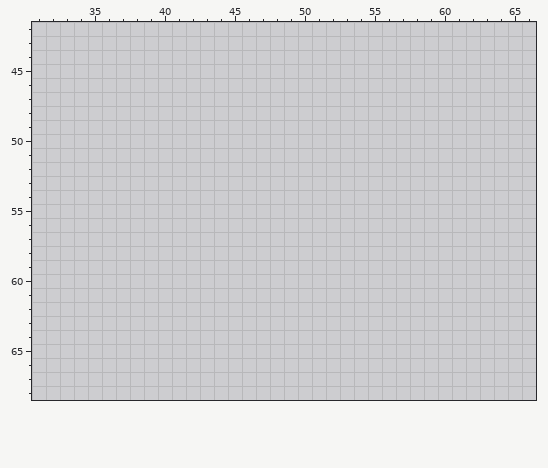
Two versions of one pixel-art file, LudumDare47/Assets/Sprites/Projektdateien/tilemap.aseprite. The picture above is the old version.
320x320 pixels, 1 frame. Colours within 5 levels of each other are drawn and written as one. Shown: x 31..66, y 42..68.
The result:
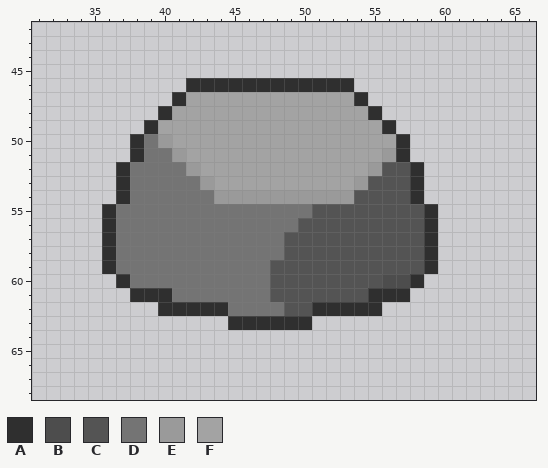
Palette (. is transparent): A #2f2f2f  B #4d4d4d  C #545454  D #747474  E #9a9a9a  F #a3a3a3
From old to new:
@@ x 31..66 @@
 45 ....................................
-46 ....................................
-47 ....................................
-48 ....................................
-49 ....................................
-50 ....................................
-51 ....................................
-52 ....................................
-53 ....................................
-54 ....................................
-55 ....................................
-56 ....................................
-57 ....................................
-58 ....................................
-59 ....................................
-60 ....................................
-61 ....................................
-62 ....................................
-63 ....................................
+46 ...........AAAAAAAAAAAA.............
+47 ..........AFFFFFFFFFFFFA............
+48 .........AFFFFFFFFFFFFFFA...........
+49 ........AFFFFFFFFFFFFFFFFA..........
+50 .......ADEFFFFFFFFFFFFFFFFA.........
+51 .......ADDEFFFFFFFFFFFFFFEA.........
+52 ......ADDDDEFFFFFFFFFFFFECCA........
+53 ......ADDDDDEFFFFFFFFFFECCCA........
+54 ......ADDDDDDEEEEEEEEEECCCCA........
+55 .....ADDDDDDDDDDDDDDCCCCCCCCA.......
+56 .....ADDDDDDDDDDDDDCCCCCCCCCA.......
+57 .....ADDDDDDDDDDDDCCCCCCCCCCA.......
+58 .....ADDDDDDDDDDDDCCCCCCCCCCA.......
+59 .....ADDDDDDDDDDDCCCCCCCCCCCA.......
+60 ......ADDDDDDDDDDCCCCCCCCBBA........
+61 .......AAADDDDDDDCCCCCCCAAA.........
+62 .........AAAAADDDDCCAAAAA...........
+63 ..............AAAAAA................
 64 ....................................
Boxes around the changes in both pictures, in picture pixels (x1, y1, x2, y2):
added: (102, 78, 438, 330)
